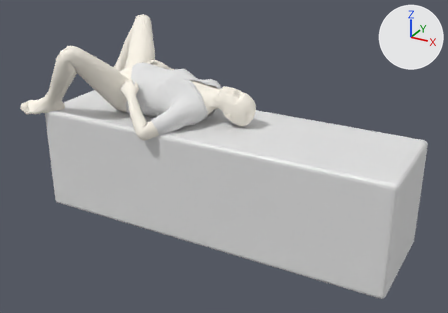
The Blender file blend/man/m0.blend: old version first, new version second.
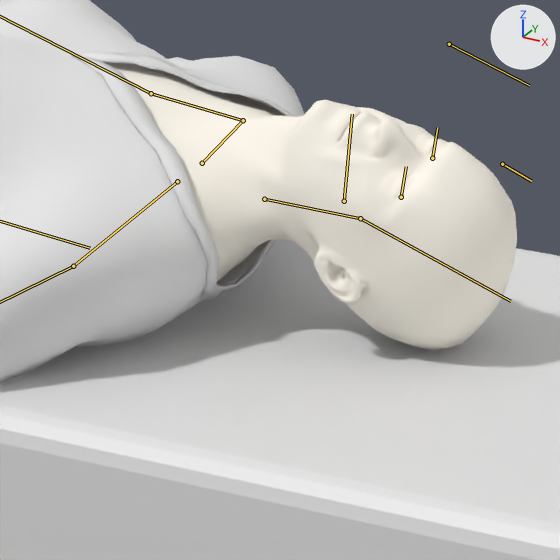
Each version is shown whole from a 50 mm lens placed at (2.665, -2.828, 2.191), pointed at (0.83, 0.509, 0.522), then close up on the part from 38% to 59% of the width and 22% to 51% of the height. Every picture has the same lights, and +X, +Y and +Z are marked at upper right. Both versions are drawn at frame 0 of the action 'm0030_lie_idle'; the numbers are the values there. The bones that bend it are drawn over the model as lines in the close-ups.

In view in the first close-up: 'Cube', 'M1:Adult_male_genitalia', 'M1:Harvey_fscrubtop2'.
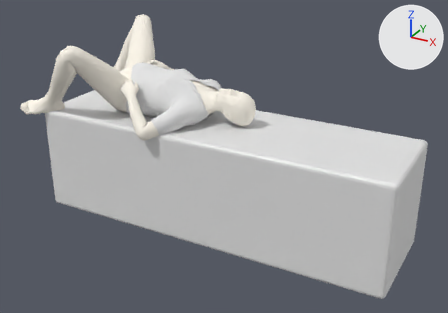
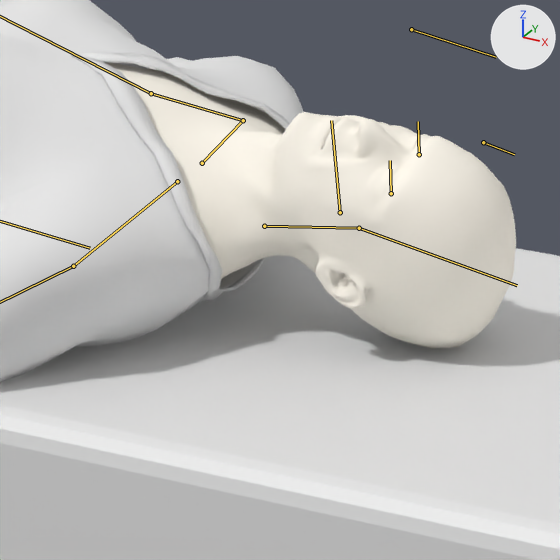
Where the change shows, as pixel boxes (x1, y1, x2, y2) in the close-ups (560 x 560 px):
```json
{"object": "M1:Harvey_fscrubtop2", "change": "posed", "before": [0, 0, 304, 382], "after": [0, 0, 304, 382]}
{"object": "M1:Adult_male_genitalia", "change": "posed", "before": [104, 62, 517, 350], "after": [104, 62, 516, 348]}
{"bone": "neck_01", "before": "(264, 199) to (360, 218)", "after": "(264, 226) to (359, 228)"}
```

The change, as JSON lines over the scene's bpy script:
```json
{"block": "bone_neck_01", "where": "bone_neck_01 = bpy.data.objects['M1'].pose.bones['neck_01']  # child of 'spine_03'"}
{"op": "set", "path": "bone_neck_01.location", "old": "(0.0, 0.0, 0.0)", "new": "(0.002, -0.013, -0.028)"}
{"op": "set", "path": "bone_neck_01.rotation_quaternion", "old": "(0.975, -0.213, 0.061, -0.022)", "new": "(0.989, -0.131, 0.062, -0.01)", "note": "degrees (-25, 6, -4) -> degrees (-15, 7, -2)"}
```
